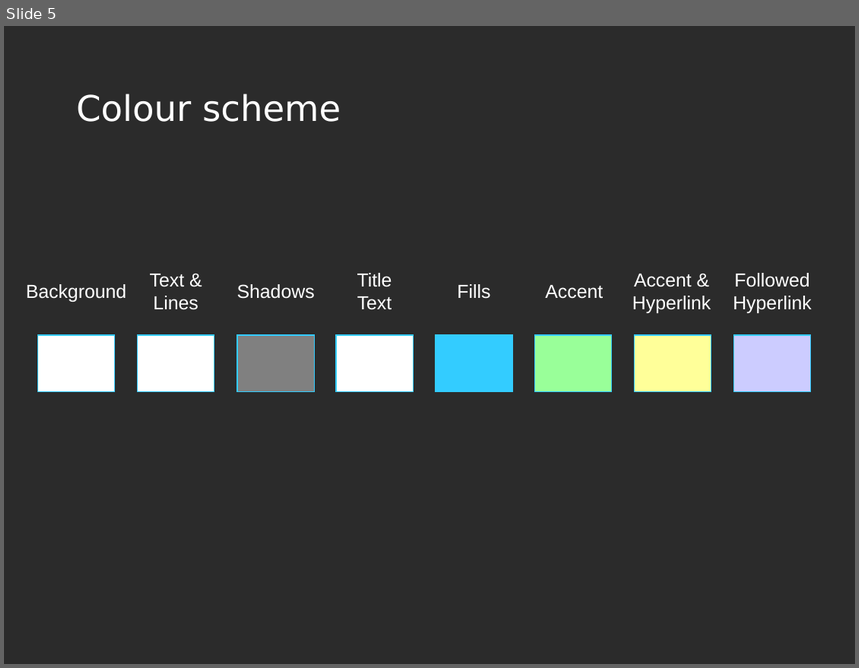
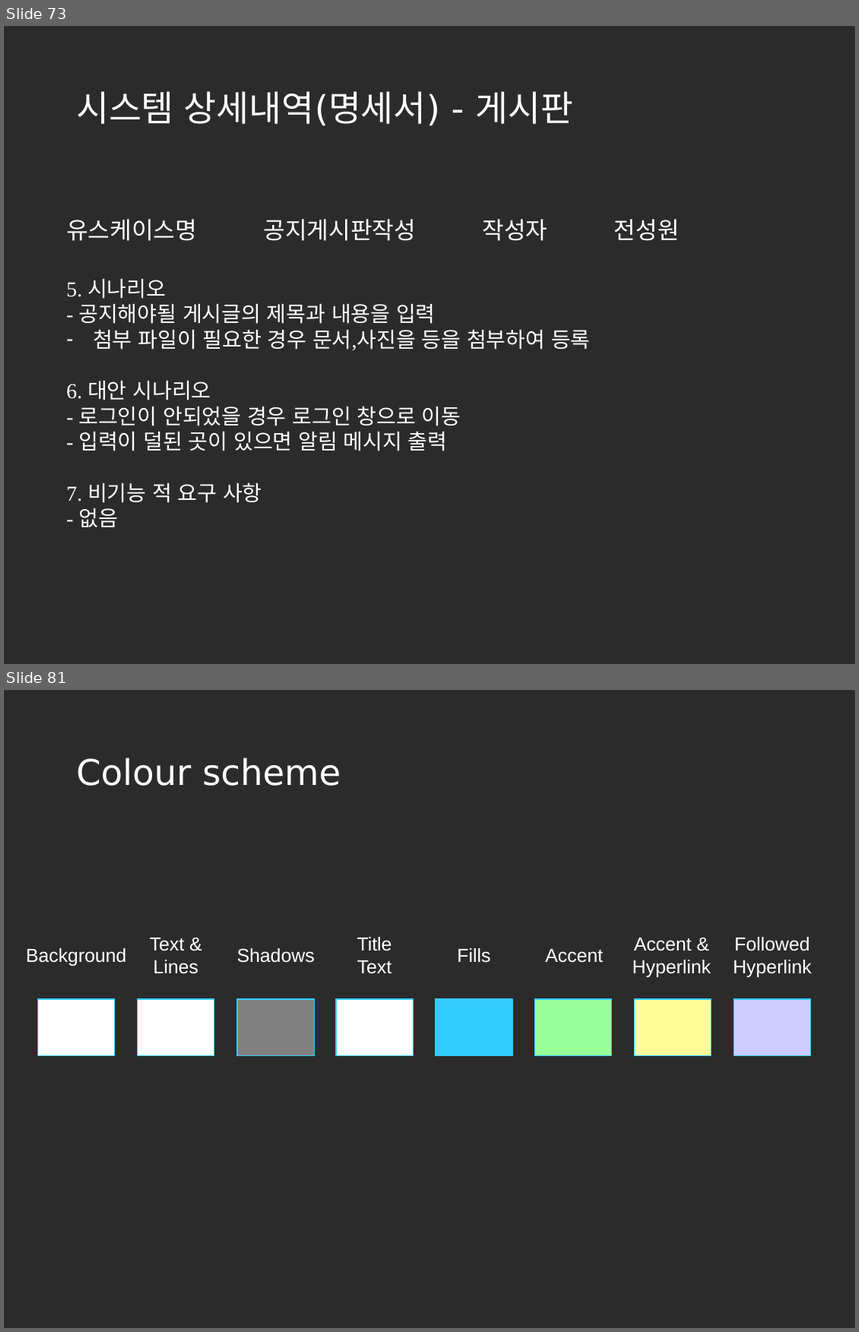
Before and after one commit to korea600/useful, a slide deck: Useful/UML/Presentation/useful_ppt_초안.pptx. Shown one above the other, each under a label of ours: slide 5 before the commit, slides 73 and 81 after it; the slides between them are not shown. The pictures are 859x668 and 859x1332 pixels, drawn with LibreOffice and Linux fonts; fonts in the diff are those of the drawing; background and template pictures are left out; a plain dark background stands for a picture behind light text. Boxes give left, top, right and bottom in pixels: in the first picture for what was removed or moved away, otherwise in the second. Text is boxed around its words. In the diff, an @@ line names an element or a change of style, - is before the commit and + after.

```diff
--- a/Useful/UML/Presentation/useful_ppt_초안.pptx
+++ b/Useful/UML/Presentation/useful_ppt_초안.pptx
@@ slide 73 added at [4,26,855,664], background picture (left out) @@
@@ title added at [76,91,574,126], 30 pt, text #FFFFFF @@
+시스템 상세내역(명세서) - 게시판
@@ text added at [66,219,680,241], 20 pt, text #FFFFFF @@
+유스케이스명 공지게시판작성 작성자 전성원
@@ text added at [66,279,591,528], 18 pt, text #FFFFFF @@
+5. 시나리오
+- 공지해야될 게시글의 제목과 내용을 입력
+– 첨부 파일이 필요한 경우 문서,사진을 등을 첨부하여 등록
+6. 대안 시나리오
+- 로그인이 안되었을 경우 로그인 창으로 이동
+- 입력이 덜된 곳이 있으면 알림 메시지 출력
+7. 비기능 적 요구 사항
+- 없음
@@ what was slide 5 is now slide 81 @@
```
Also in this commit, not shown: 1 slide changed, 75 other slides added, 8 other files.
